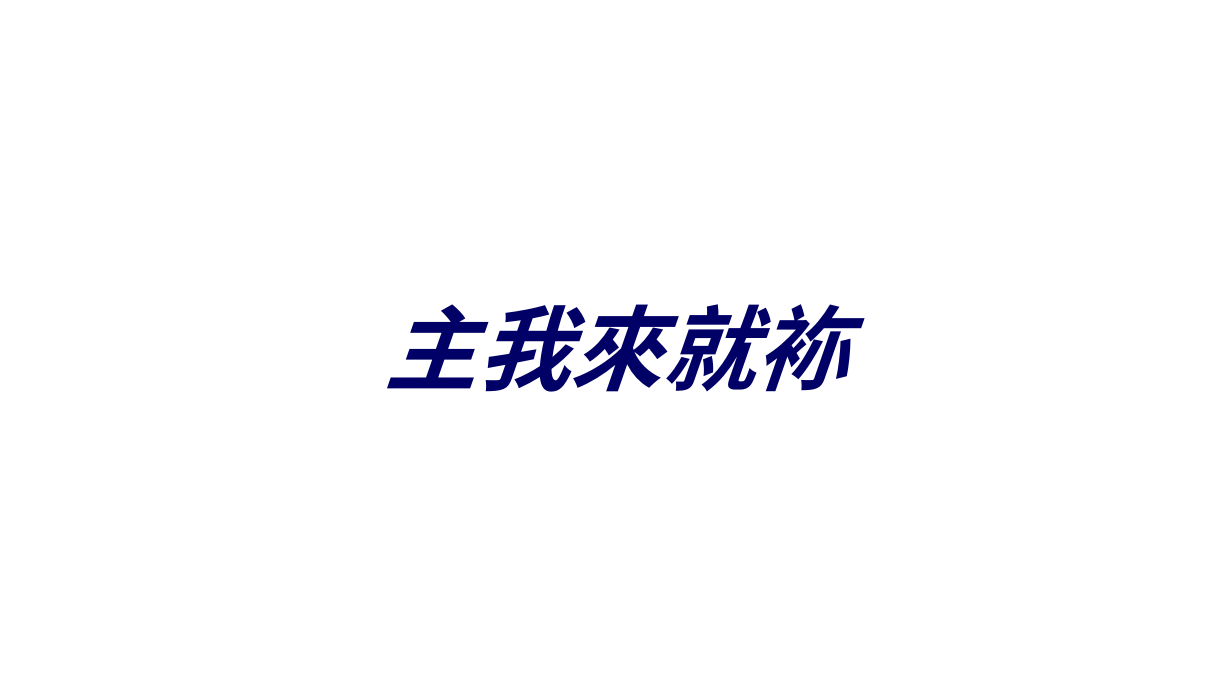
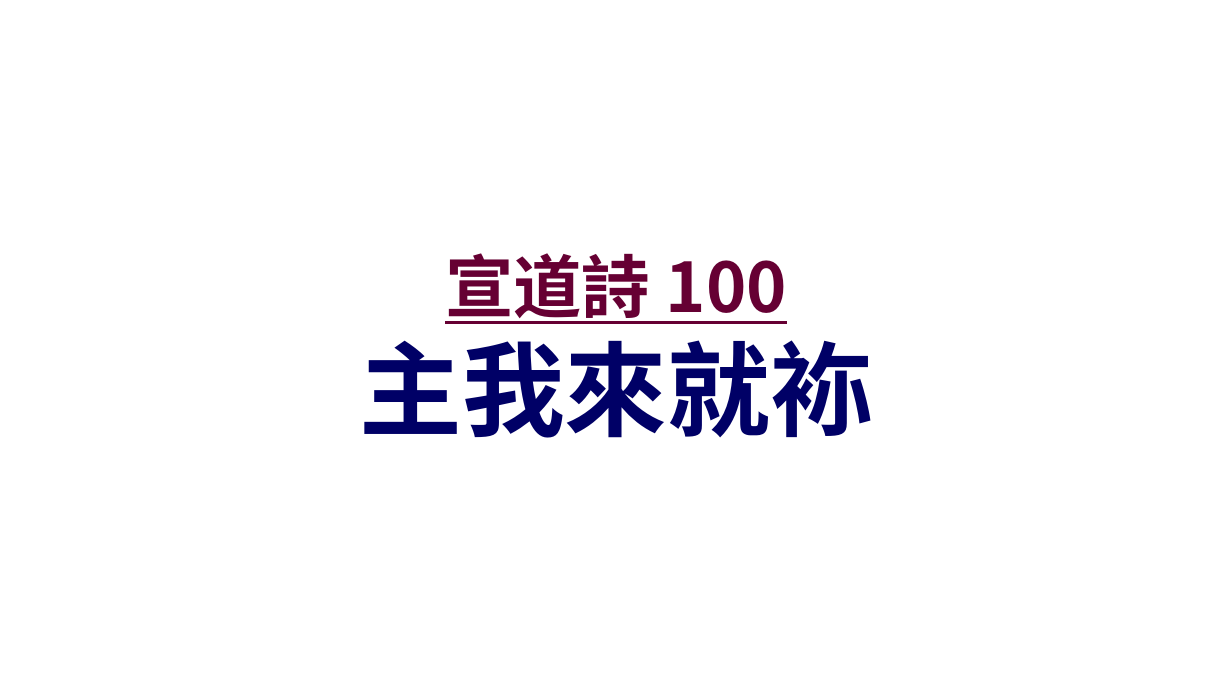
Before and after one commit to batisuoc/other-ppts, a slide deck: slide 22 of 崇拜流程_聖餐禮version.pptx. Drawn at 1232x693 pixels with LibreOffice and Linux fonts; fonts in the diff are those of the drawing; background and template pictures are left out. Boxes give left, top, right and bottom in pixels: in the first picture for what was removed or moved away, otherwise in the second. Text is boxed around its words. In the diff, an @@ line names an element or a change of style, - is before the commit and + after.

Commit message:
Update ppts

```diff
--- a/崇拜流程_聖餐禮version.pptx
+++ b/崇拜流程_聖餐禮version.pptx
@@ title at box(359, 253, 872, 438): text changed; size 54 to 40 pt; text colour #000066 to #660033; italic off @@
-主我來就袮
+宣道詩 100
+主我來就袮
```
Also in this commit, not shown: 2 other slides changed.
